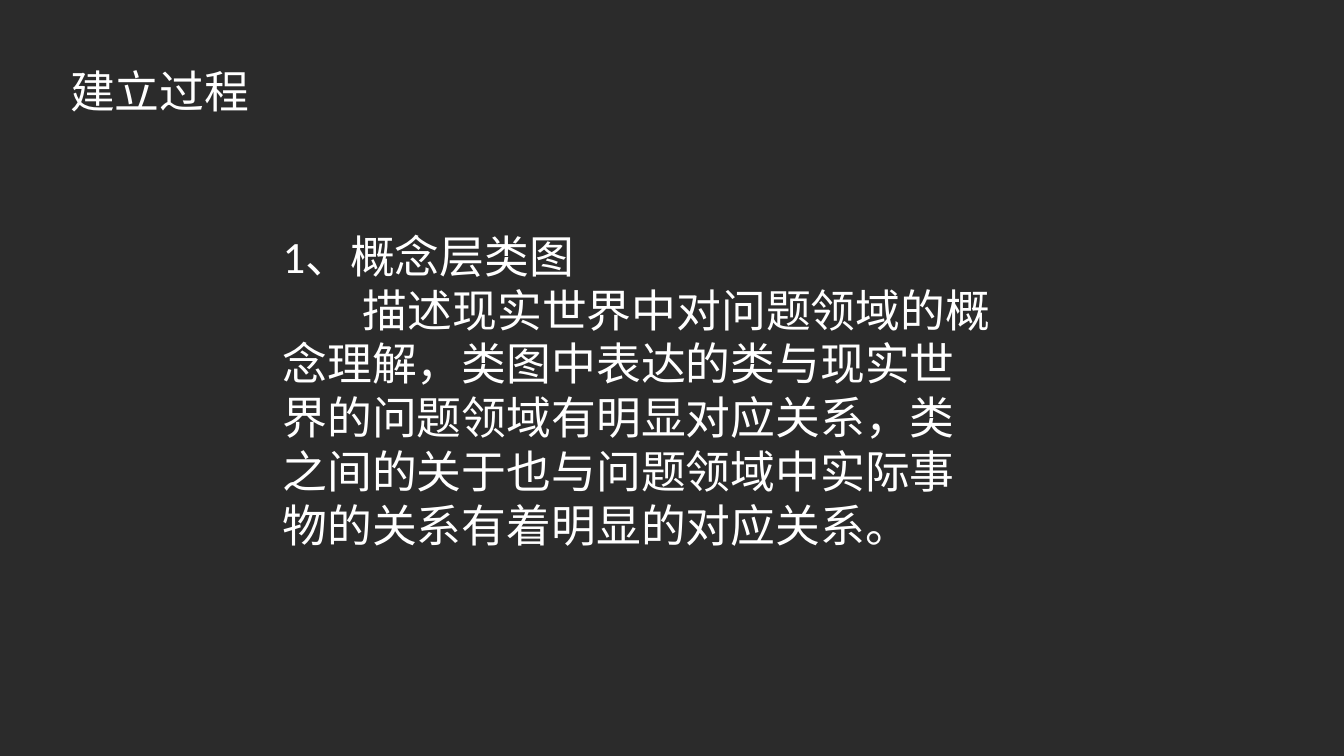
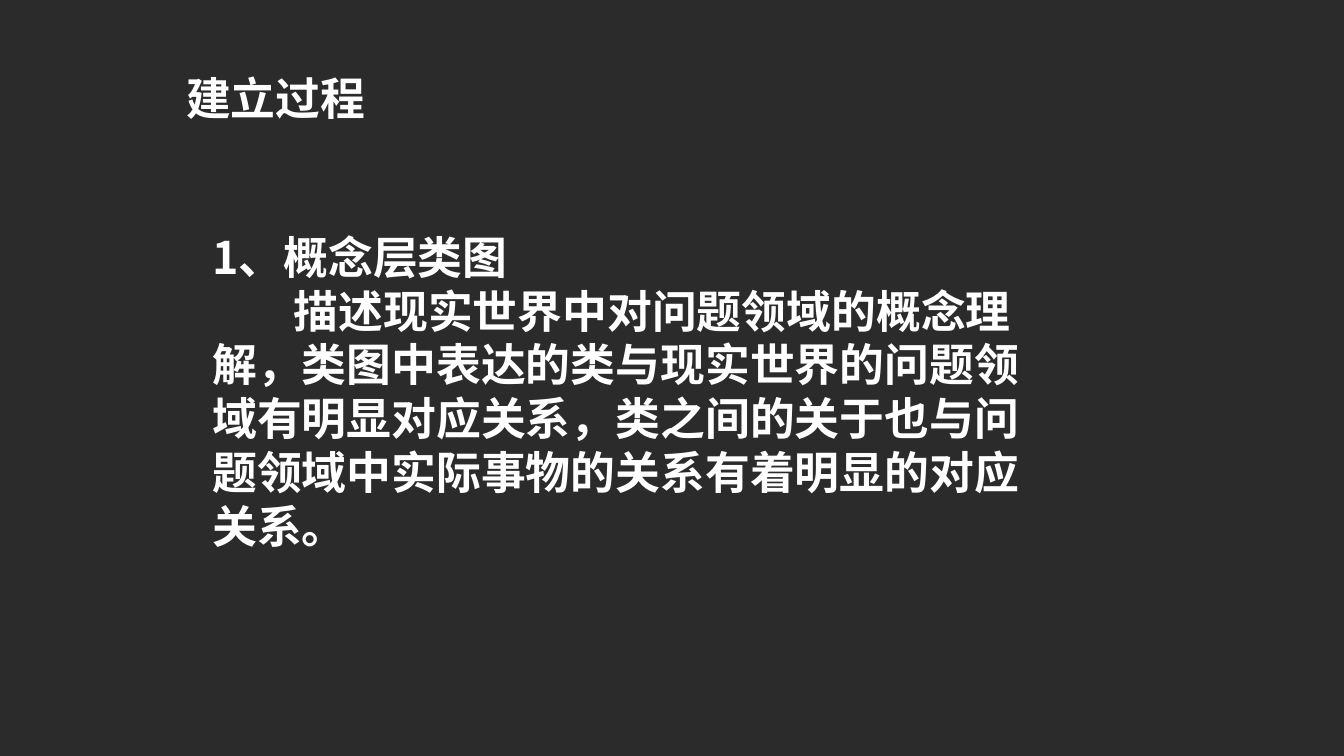
Before and after one commit to PRD2017G23/-, a slide deck: slide 33 of 小组作业/PPT/UML基础_图.pptx (slide 21 before the commit). Drawn at 1344x756 pixels with LibreOffice and Linux fonts; fonts in the diff are those of the drawing; background and template pictures are left out; a plain dark background stands for a picture behind light text. Boxes give left, top, right and bottom in pixels: in the first picture for what was removed or moved away, otherwise in the second. Text is boxed around its words. In the diff, an @@ line names an element or a change of style, - is before the commit and + after.

```diff
--- a/小组作业/PPT/UML基础_图.pptx
+++ b/小组作业/PPT/UML基础_图.pptx
@@ text "建立过程" at <box>186,76,365,119</box>: font Calibri to Noto Sans CJK SC, bold on @@
@@ text "建立过程": place and size @@
-text "建立过程" at <box>70,70,249,112</box>
+text "建立过程" at <box>186,76,365,119</box>
@@ text "1、概念层类图": place and size @@
-text "1、概念层类图" at <box>283,236,990,546</box>
+text "1、概念层类图" at <box>212,235,1019,547</box>
@@ text "1、概念层类图" at <box>212,235,1019,547</box>: font Calibri to Noto Sans CJK SC, bold on @@
```
Also in this commit, not shown: 39 other slides changed, 15 slides added, 25 slides removed.
